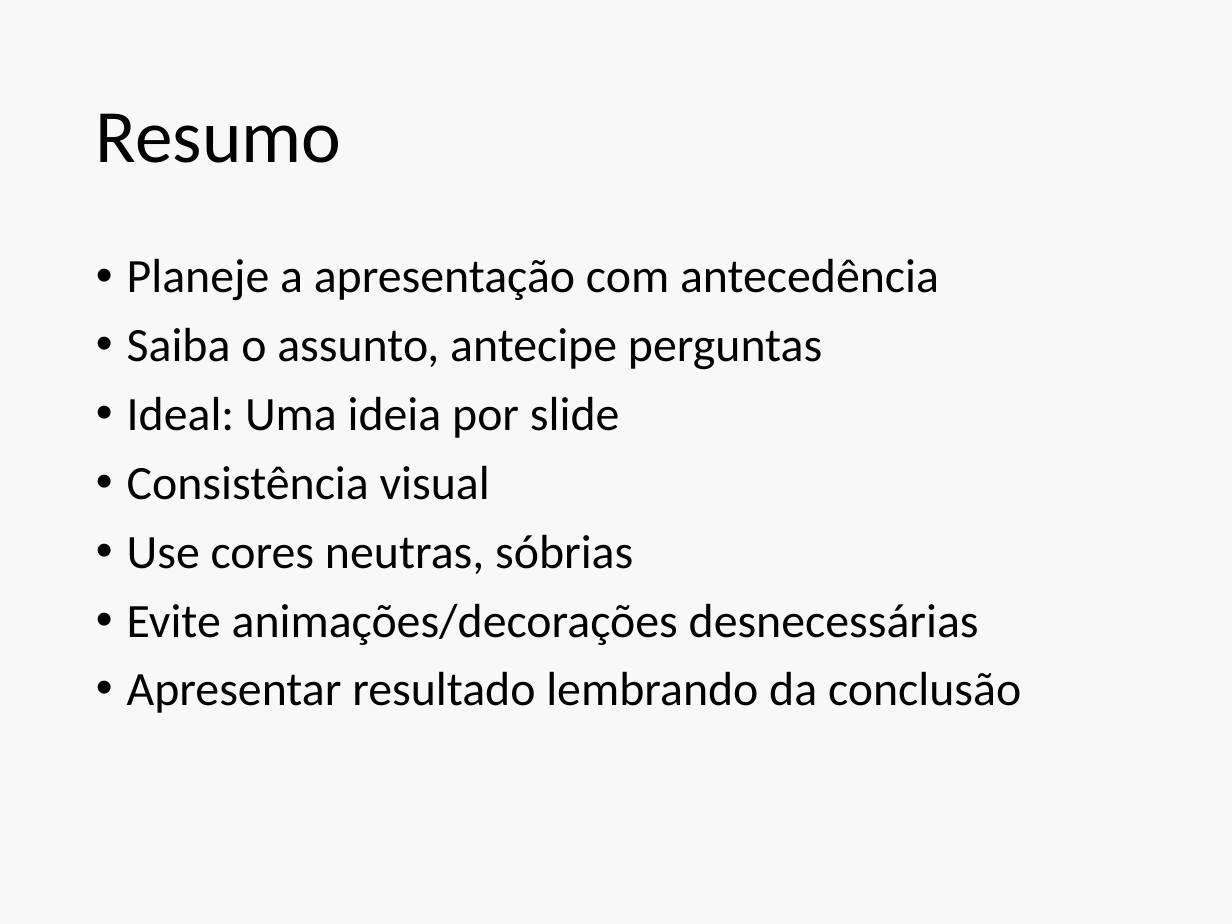
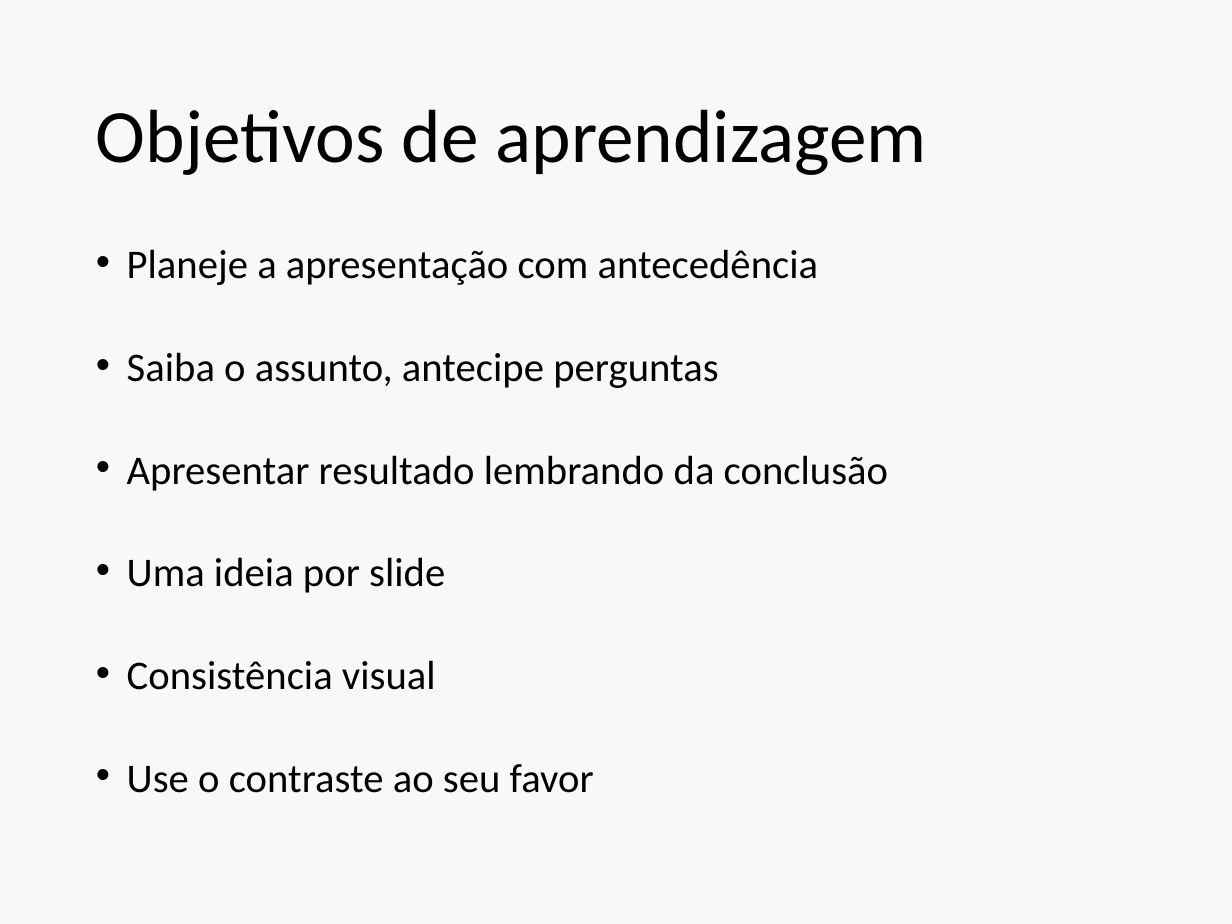
Before and after one commit to philsf/Metodologia_Cientifica, a slide deck: slide 4 of INTO/Aulas/MC-Apresentacao.pptx. Drawn at 1232x924 pixels with LibreOffice and Linux fonts; fonts in the diff are those of the drawing. Boxes give left, top, right and bottom in pixels: in the first picture for what was removed or moved away, otherwise in the second. Text is boxed around its words. In the diff, an @@ line names an element or a change of style, - is before the commit and + after.

```diff
--- a/INTO/Aulas/MC-Apresentacao.pptx
+++ b/INTO/Aulas/MC-Apresentacao.pptx
@@ title at box(96, 109, 927, 175): text changed @@
-Resumo
+Objetivos de aprendizagem
@@ text at box(127, 249, 818, 690): size 30.9 to 26.2 pt in "Planeje a apresentação com antecedência", "Saiba o assunto, antecipe perguntas", "Consistência visual"; line spacing 0.9 to 0.7 @@
@@ text at box(127, 455, 888, 593): text changed; size 30.9 to 26.2 pt @@
-• Ideal: Uma ideia por slide
+• Apresentar resultado lembrando da conclusão
+• Uma ideia por slide
@@ text at box(127, 764, 594, 793): text changed; size 30.9 to 26.2 pt @@
-• Use cores neutras, sóbrias
-• Evite animações/decorações desnecessárias
-• Apresentar resultado lembrando da conclusão
+• Use o contraste ao seu favor
```
Also in this commit, not shown: 31 other slides changed, 20 slides added.
